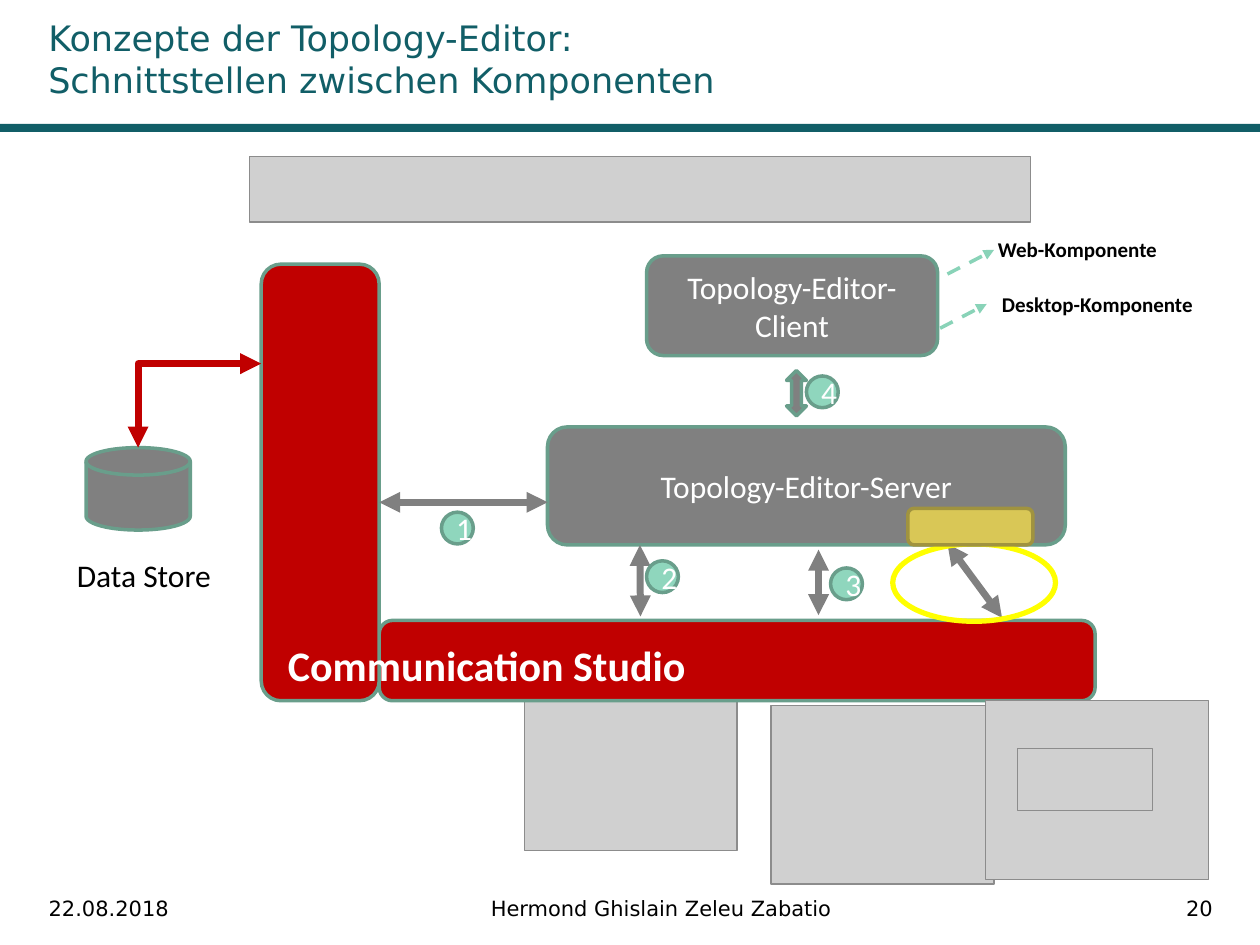
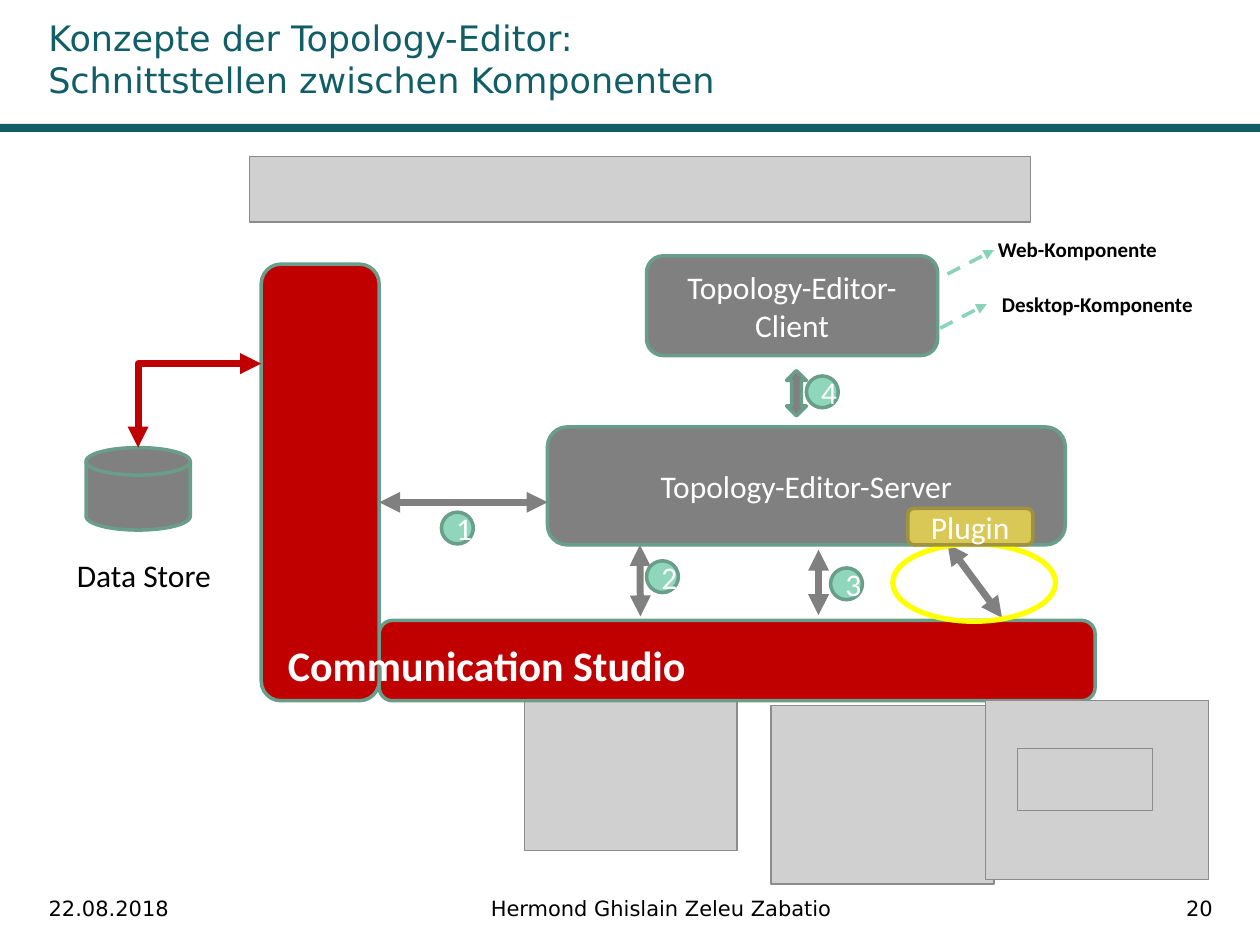
Before and after one commit to Ghislain1/zoe-fb-app, a slide deck: slide 20 of Master-Abschluss.pptx. Drawn at 1260x945 pixels with LibreOffice and Linux fonts; fonts in the diff are those of the drawing; grey boxes stand for pictures; background and template pictures are left out. Boxes give left, top, right and bottom in pixels: in the first picture for what was removed or moved away, otherwise in the second. Text is boxed around its words. In the diff, an @@ line names an element or a change of style, - is before the commit and + after.

```diff
--- a/Master-Abschluss.pptx
+++ b/Master-Abschluss.pptx
@@ text in rounded rectangle at [931,517,1010,546]: text added @@
+Plugin
```
Also in this commit, not shown: 2 other slides changed.
